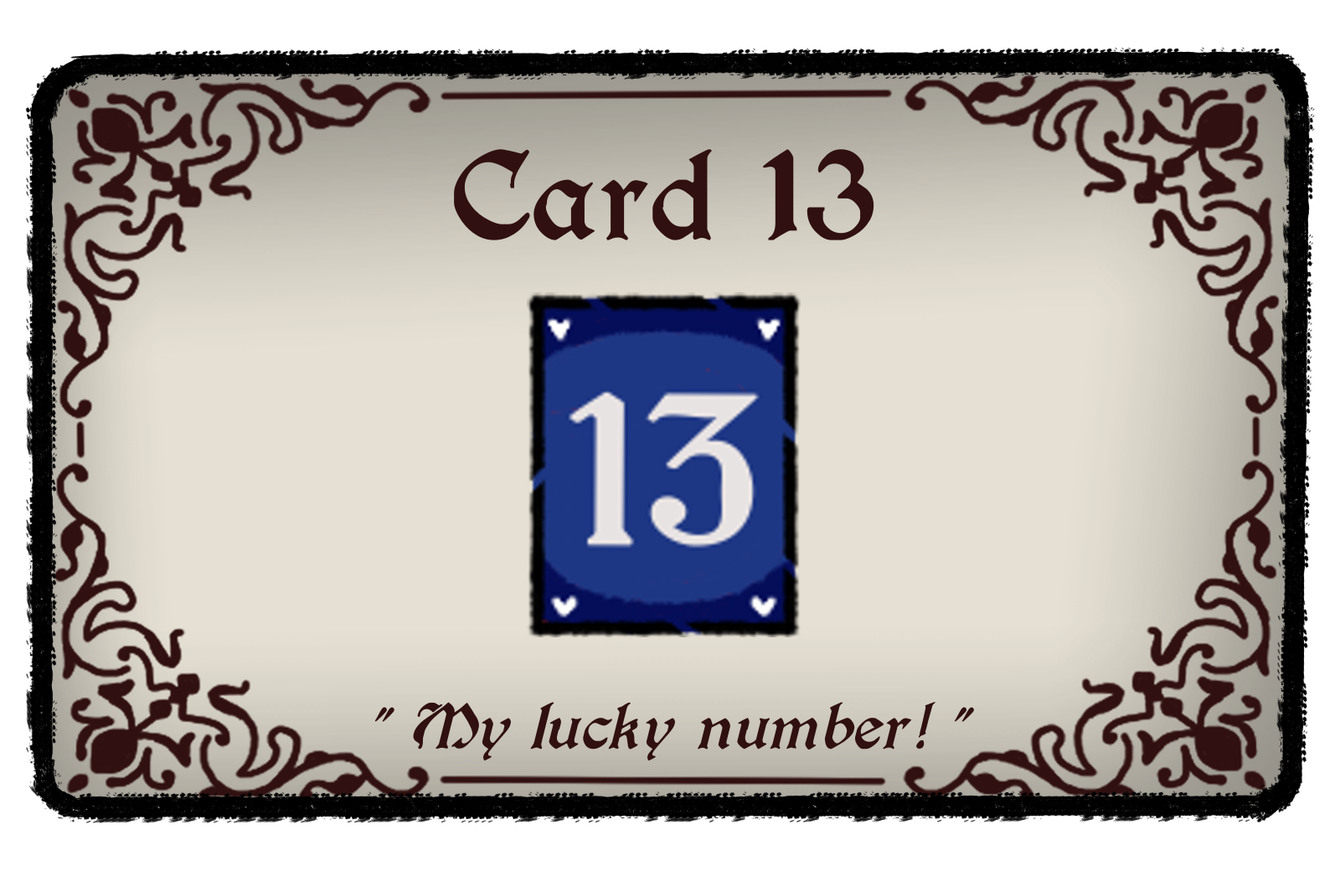
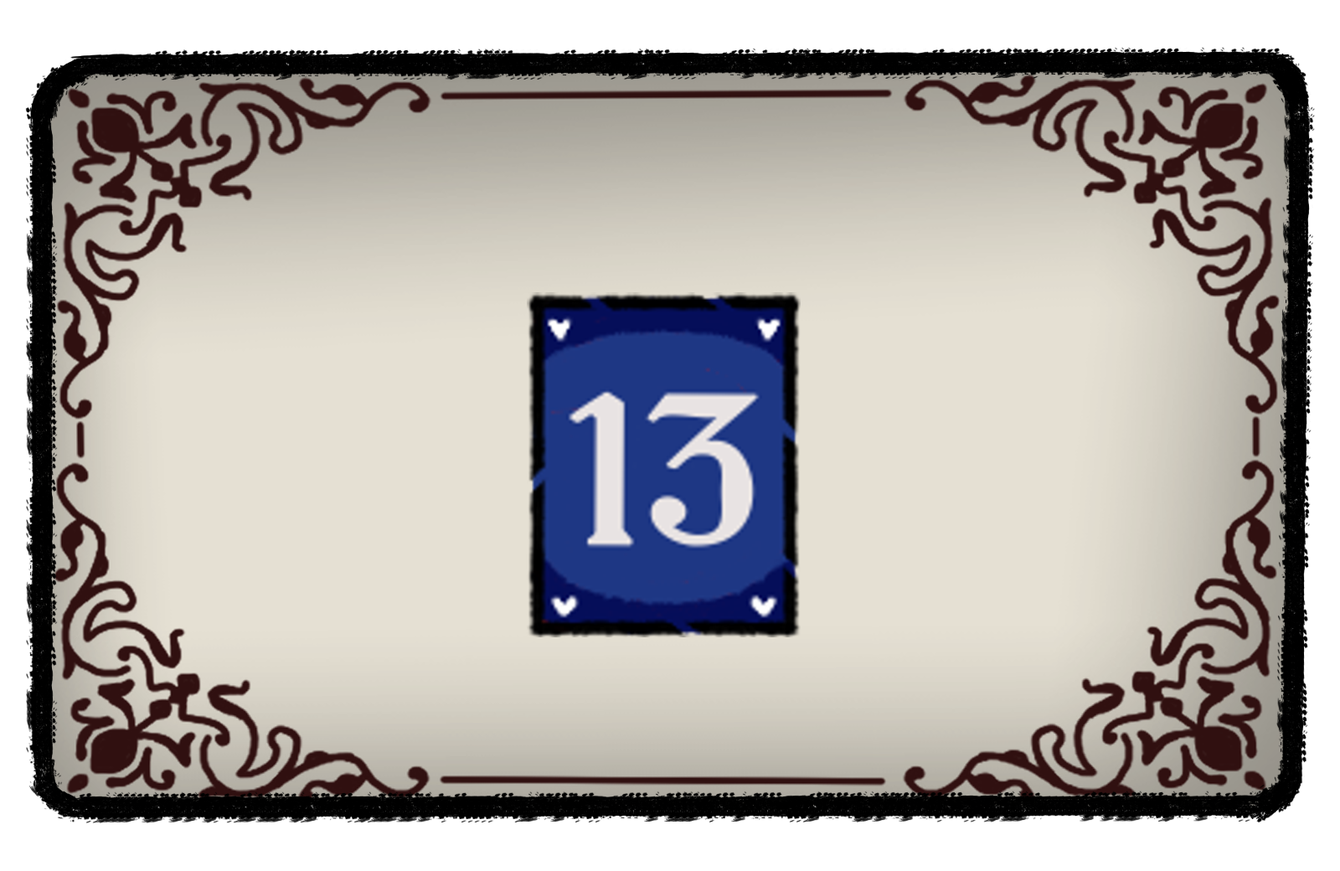
Layered file, before and after one edit (1340x871). Changes by layer:
painted on "Pintar camada 15" over [374, 149, 975, 761]
painted on "Background" over [374, 149, 975, 761]
